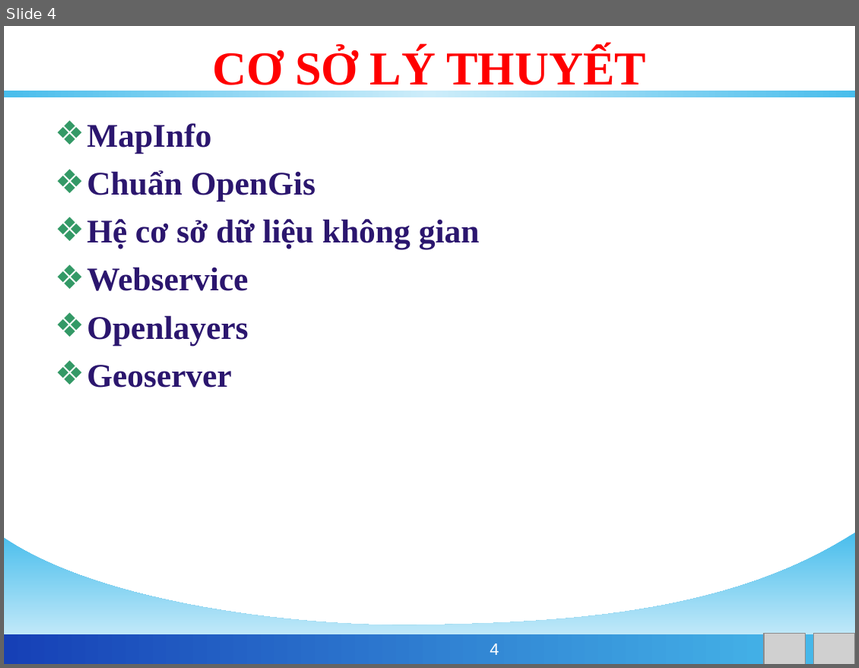
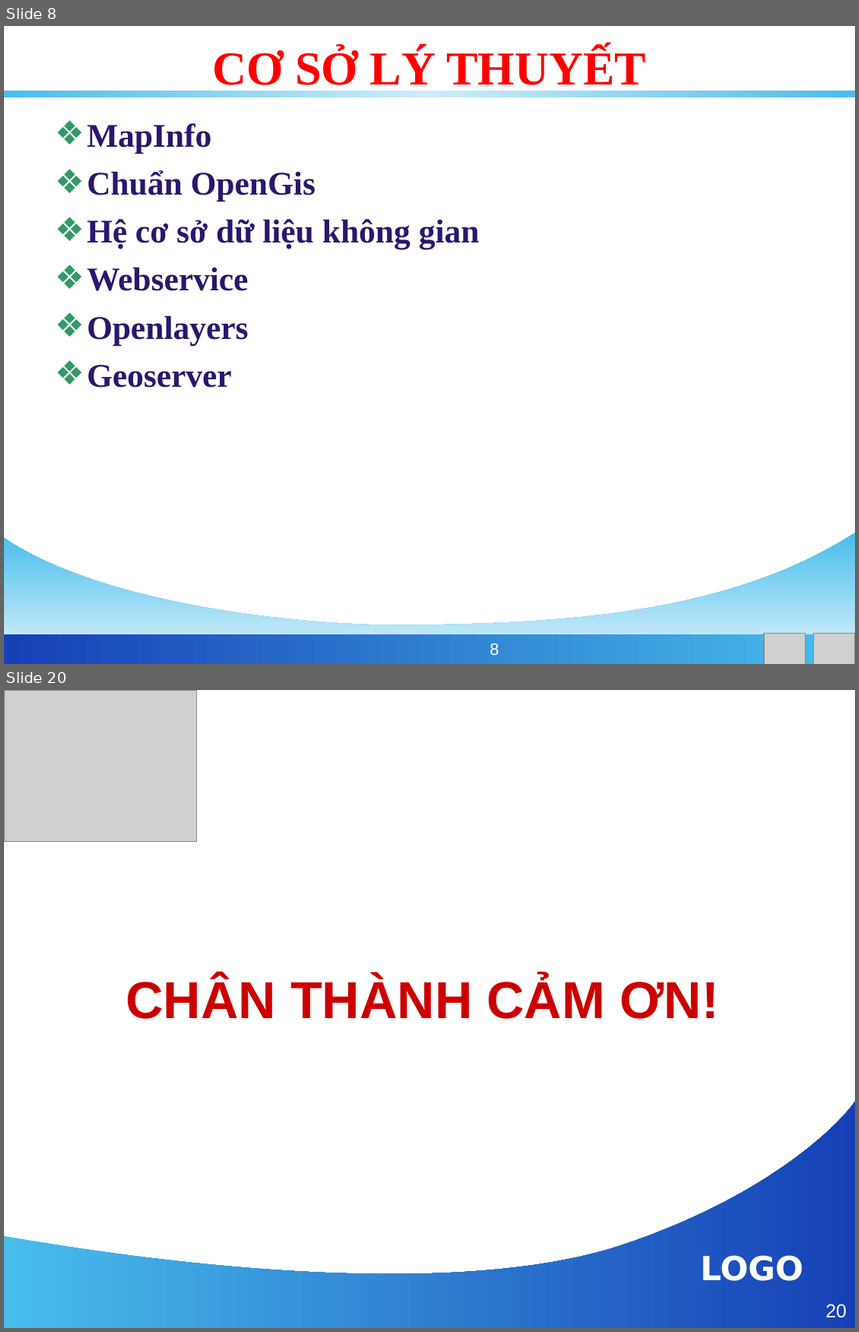
Before and after one commit to phamngsinh/cantho-webgis, a slide deck: Document/Bao Cao/BaoCaoLuanVan.ppt. Shown one above the other, each under a label of ours: slide 4 before the commit, slides 8 and 20 after it; the slides between them are not shown. The pictures are 859x668 and 859x1332 pixels, drawn with LibreOffice and Linux fonts; fonts in the diff are those of the drawing; grey boxes stand for pictures; background and template pictures are left out. Boxes give left, top, right and bottom in pixels: in the first picture for what was removed or moved away, otherwise in the second. Text is boxed around its words. In the diff, an @@ line names an element or a change of style, - is before the commit and + after.

```diff
--- a/Document/Bao Cao/BaoCaoLuanVan.ppt
+++ b/Document/Bao Cao/BaoCaoLuanVan.ppt
@@ slide 20 added at <box>4,690,855,1328</box>, background picture (left out) @@
@@ picture added at <box>4,690,197,841</box> @@
@@ text added at <box>126,977,719,1019</box>, 44 pt, text #CC0000, bold @@
+CHÂN THÀNH CẢM ƠN!
@@ freeform shape added at <box>4,1070,509,1288</box>, fill #FFFFFF @@
@@ freeform shape added at <box>4,1100,855,1328</box>, fill gradient #48BDEC to #1640B6 @@
@@ text added at <box>700,1255,804,1281</box>, 28 pt, text #FFFFFF, bold @@
+LOGO
@@ page number added at <box>826,1304,847,1319</box>, 16 pt, text #FFFFFF @@
+20
@@ what was slide 4 is now slide 8 @@
@@ page number at <box>490,644,499,655</box>: text changed @@
-4
+8
```
Also in this commit, not shown: 4 slides changed, 13 other slides added, 1 slide removed.
